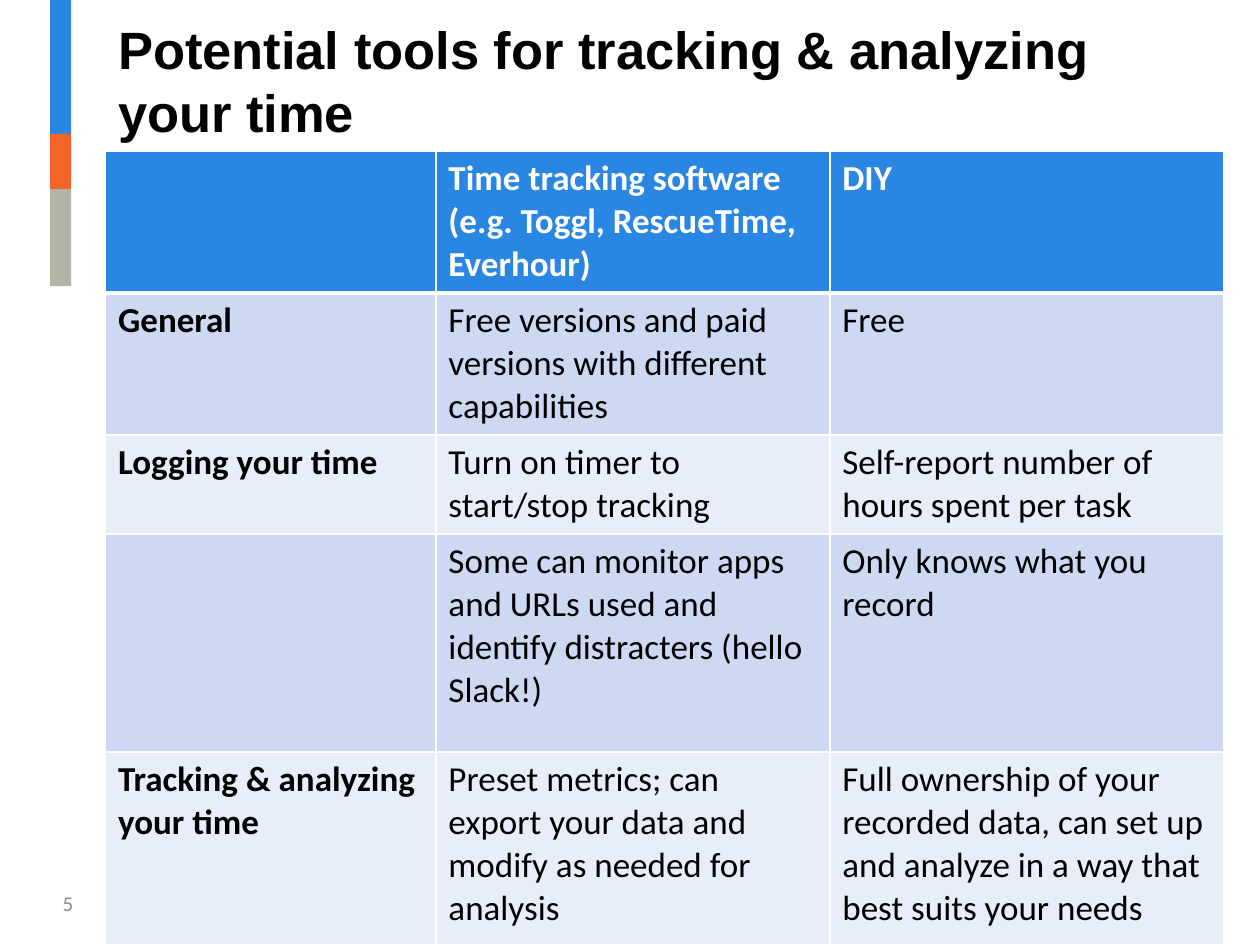
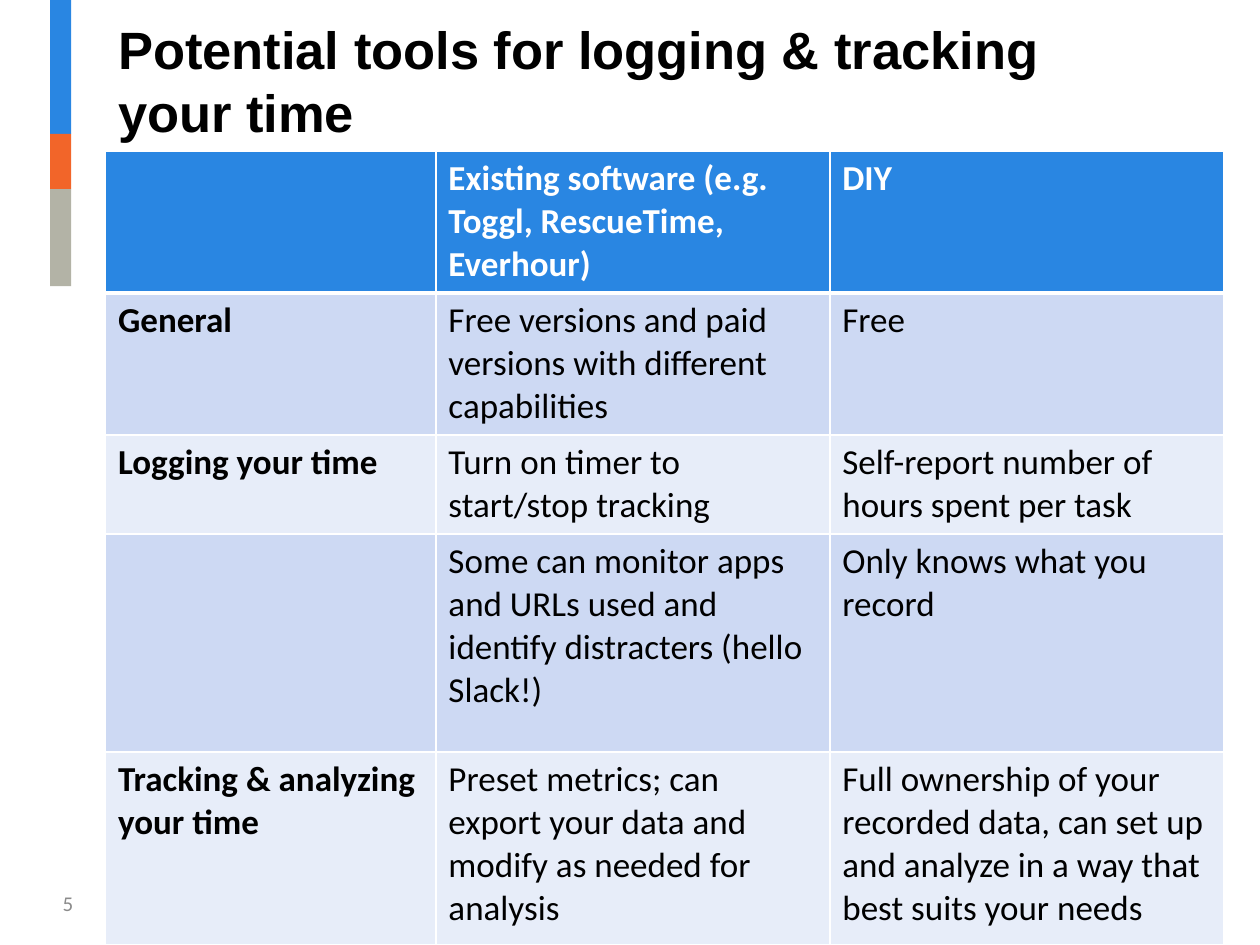
Before and after one commit to jalavery/timetrackR, a slide deck: slide 5 of RLadies timetrackR Presentation.pptx. Drawn at 1260x945 pixels with LibreOffice and Linux fonts; fonts in the diff are those of the drawing; background and template pictures are left out. Boxes give left, top, right and bottom in pixels: in the first picture for what was removed or moved away, otherwise in the second. Text is boxed around its words. In the diff, an @@ line names an element or a change of style, - is before the commit and + after.

Commit message:
Updates to ppt

```diff
--- a/RLadies timetrackR Presentation.pptx
+++ b/RLadies timetrackR Presentation.pptx
@@ title at (118,31,1038,143): text changed @@
-Potential tools for tracking & analyzing your time
+Potential tools for logging & tracking your time
@@ table at (106,151,1225,945) @@
-row 1, column 2: Time tracking software (e.g. Toggl, RescueTime, Everhour)
+row 1, column 2: Existing software (e.g. Toggl, RescueTime, Everhour)
```
Also in this commit, not shown: 3 other slides changed.
